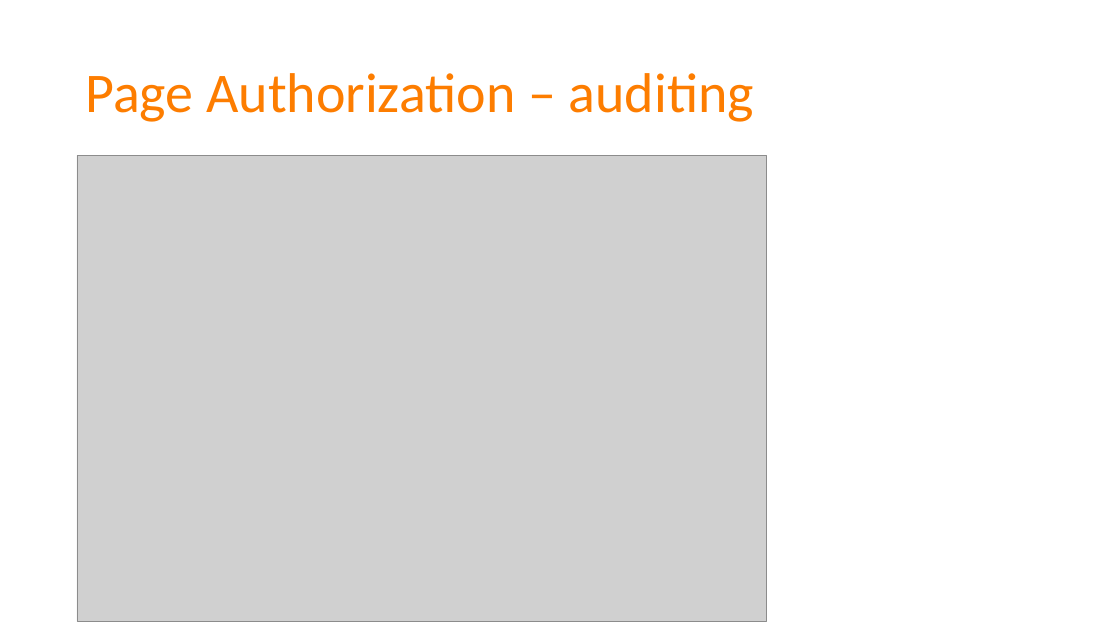
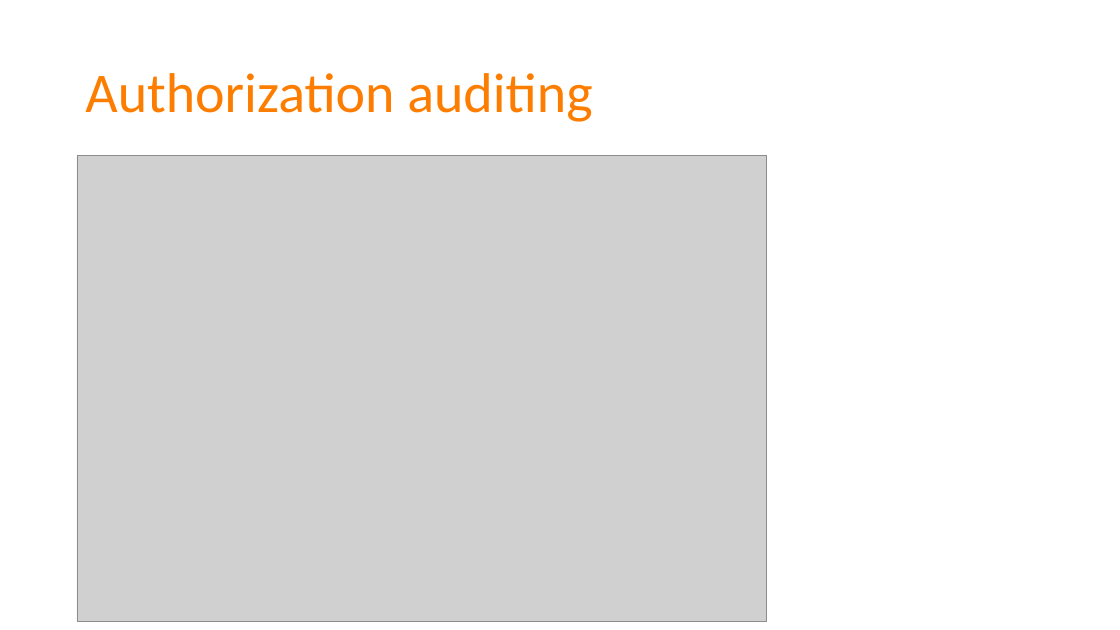
Before and after one commit to spetryjohnson/Talk---Dont-Write-Secure-Code-Design-Secure-Systems, a slide deck: slide 57 of Secure Systems - CodeMash 2017.pptx. Drawn at 1120x630 pixels with LibreOffice and Linux fonts; fonts in the diff are those of the drawing; grey boxes stand for pictures. Boxes give left, top, right and bottom in pixels: in the first picture for what was removed or moved away, otherwise in the second. Text is boxed around its words. In the diff, an @@ line names an element or a change of style, - is before the commit and + after.

Commit message:
Added a portion of the "audit" narrative

```diff
--- a/Secure Systems - CodeMash 2017.pptx
+++ b/Secure Systems - CodeMash 2017.pptx
@@ title at (85,73,592,122): text changed @@
-Page Authorization – auditing
+Authorization auditing
```
Also in this commit, not shown: 4 slides added, 1 other file.
